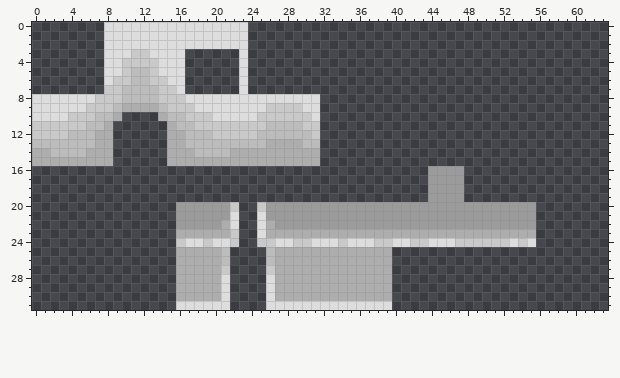
Two states of a pixel-art sprite, src/main/resources/assets/ancientmagicks/textures/models/armor/amcloth_layer_1.png. The picture above was drawn from the file before the commit.
The file is 64x32 pixels. Colours within 5 levels of each other are drawn and written as one.
The result:
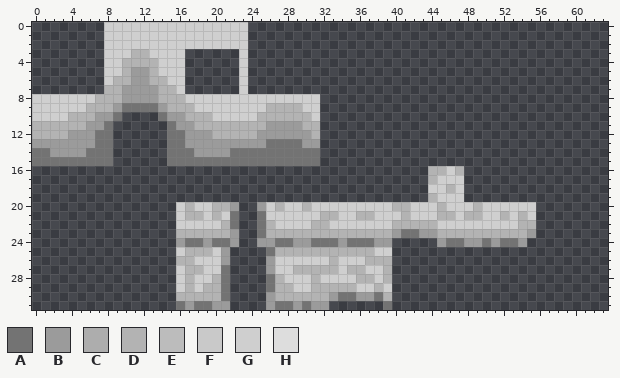
Palette (. is transparent): A #737373  B #9b9b9b  C #adadad  D #b3b3b3  E #bcbcbc  F #c9c9c9  G #cfcfcf  H #dddddd
The exact change:
@@ x 0..63 @@
- 0 ........HHHHHHHHHHHHHHHH........................................
- 1 ........HHHHHHHHHHHHHHHH........................................
- 2 ........HHHHHHHHHHHHHHHH........................................
- 3 ........HHHFFHHHH......H........................................
- 4 ........HHFFFFHHH......H........................................
- 5 ........HHFEEFHHH......H........................................
- 6 ........HFFEEFFHH......H........................................
- 7 ........FFEEEEFFH......H........................................
- 8 HHHHHHHFFFEEEEFFFHHHHHHHHHHHHHHH................................
- 9 HHHHHHFFFECCCCEFFFHHHHHHHHFFFFHH................................
-10 HHHHFFFEEC....CEEFFFHHHHHFFFFFFH................................
-11 FFFFFFEEC......CEEFFFFFFFFEEEEFF................................
-12 FFFFEEECC......CCEEEFFFFFEEEEEEF................................
-13 EEEEEEECC......CCEEEEEEEEECCCCEE................................
-14 CCEEEECCC......CCCEEEECCCCCCCCCC................................
-15 CCCCCCCCC......CCCCCCCCCCCCCCCCC................................
-16 ............................................BBBB................
-17 ............................................BBBB................
-18 ............................................BBBB................
-19 ............................................BBBB................
-20 ................BBBBBBF..FBBBBBBBBBBBBBBBBBBBBBBBBBBBBBB........
-21 ................BBBBBBH..HBBBBBBBBBBBBBBBBBBBBBBBBBBBBBB........
-22 ................BBBBBCH..HCBBBBBBBBBBBBBBBBBBBBBBBBBBBBB........
-23 ................CCCCCCF..HCCCCCCCCCCCCCCCCCCCCCCCCCCCCCC........
-24 ................FHHFHHF..FFHHFFHHHFHHHFFHHFFHHHFFFFFFHFH........
-25 ................CCCCCE....ECCCCCCCCCCCCC........................
-26 ................CCCCCE....ECCCCCCCCCCCCC........................
-27 ................CCCCCF....FCCCCCCCCCCCCC........................
-28 ................CCCCCH....HCCCCCCCCCCCCC........................
-29 ................CCCCCH....HCCCCCCCCCCCCC........................
-30 ................CCCCCH....HCCCCCCCCCCCCC........................
-31 ................HHHHHH....HHHHHHHHHHHHHH........................
+ 0 ........GGGGGGGGGGGGGGGG........................................
+ 1 ........GGGGGGGGGGGGGGGG........................................
+ 2 ........GGGGGGGGGGGGGGGG........................................
+ 3 ........GGGDDGGGG......G........................................
+ 4 ........GGDDDDGGG......G........................................
+ 5 ........GGDBBDGGG......G........................................
+ 6 ........GDDBBDDGG......G........................................
+ 7 ........DDBBBBDDG......G........................................
+ 8 GGGGGGGDDDBBBBDDDGGGGGGGGGGGGGGG................................
+ 9 GGGGGGDDDBAAAABDDDGGGGGGGGDDDDGG................................
+10 GGGGDDDBBA....ABBDDDGGGGGDDDDDDG................................
+11 DDDDDDBBA......ABBDDDDDDDDBBBBDD................................
+12 DDDDBBBAA......AABBBDDDDDBBBBBBD................................
+13 BBBBBBBAA......AABBBBBBBBBAAAABB................................
+14 AABBBBAAA......AAABBBBAAAAAAAAAA................................
+15 AAAAAAAAA......AAAAAAAAAAAAAAAAA................................
+16 ............................................DDGD................
+17 ............................................DGGG................
+18 ............................................GGDG................
+19 ............................................DGGG................
+20 ................GDGGDDB..BGDGGDGGGGGGGGGDDGGGDGGGDGGGGGG........
+21 ................GDDGDGA..AGGGGGGDDGGDDGGGDGGGDDGDDGGDGDG........
+22 ................GGGGGDA..ADGGGGDDGGGGGGGDDDDDGGGGGGGGGDD........
+23 ................DDDDDDB..ADDDDDDDDDDDDDDBAABBDDDDDDDDDDB........
+24 ................BAABAAB..BBAABBAAABAAABB.....BAABBABAAB.........
+25 ................GDDDGB....ADDDDDDDDDDDGG........................
+26 ................DDGGGB....BGGGGGGDGGGDDD........................
+27 ................GDDGGA....BGGDDDDDGDDGGD........................
+28 ................GDGGDA....ADGGGDGGGGDDGD........................
+29 ................GDGDDA....ADDGGDDDDDGGDG........................
+30 ................DDDDDA....BDDDDDDBAABBAD........................
+31 ................ABAABB....BAABABB......A........................
